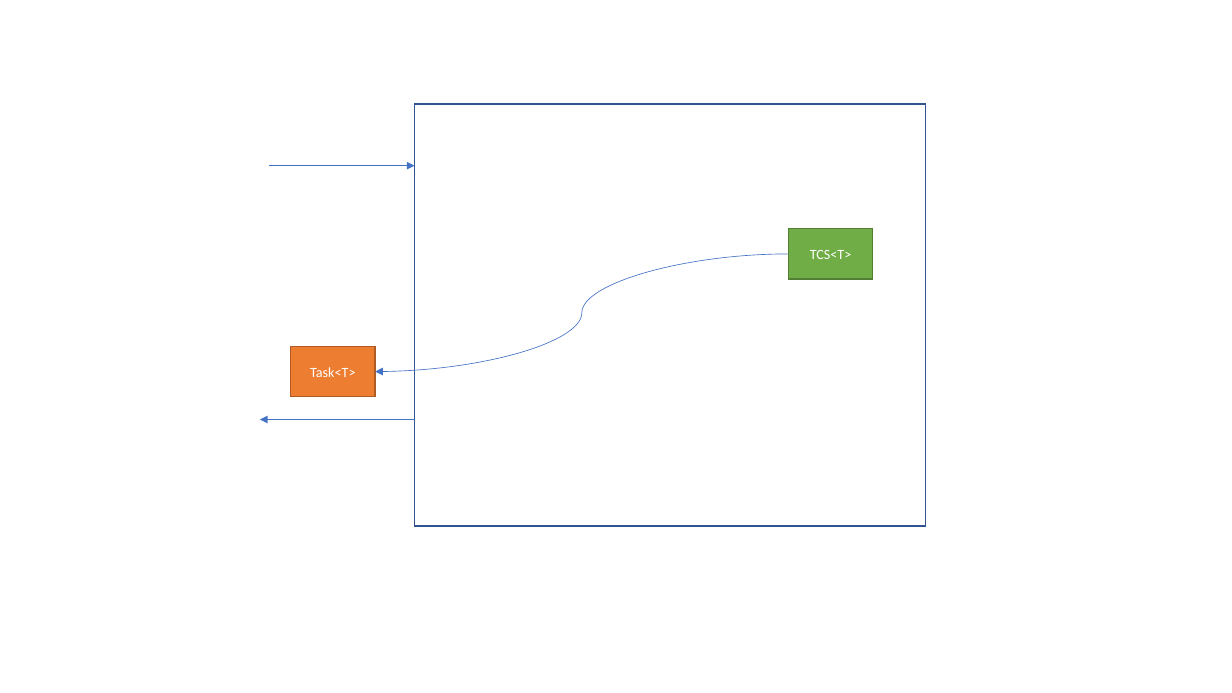
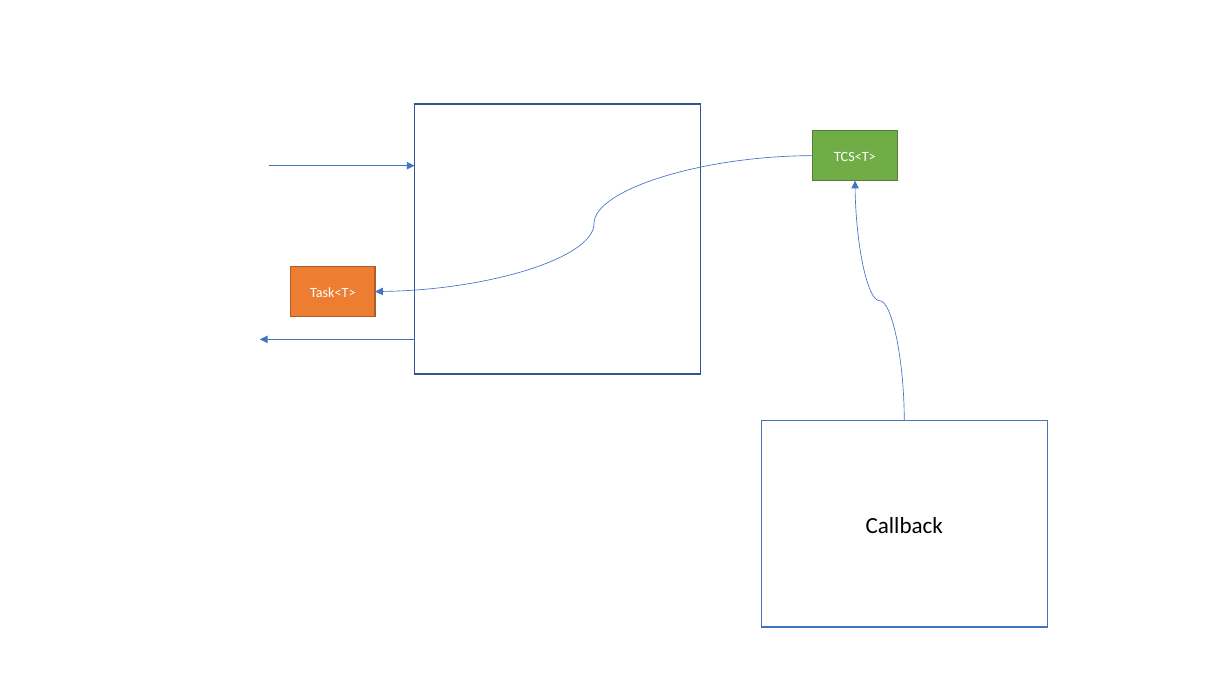
Before and after one commit to isel-leic-pc/s2021v-li51n, a slide deck: slide 119 of docs/threads.pptx. Drawn at 1232x693 pixels with LibreOffice and Linux fonts; fonts in the diff are those of the drawing. Boxes give left, top, right and bottom in pixels: in the first picture for what was removed or moved away, otherwise in the second. Text is boxed around its words. In the diff, an @@ line names an element or a change of style, - is before the commit and + after.

```diff
--- a/docs/threads.pptx
+++ b/docs/threads.pptx
@@ rectangle: place and size @@
-rectangle at (415, 104, 926, 527)
+rectangle at (415, 104, 701, 374)
@@ rectangle "TCS<T>": place and size @@
-rectangle "TCS<T>" at (788, 229, 872, 279)
+rectangle "TCS<T>" at (813, 130, 897, 180)
@@ curved arrow moved from (788, 254) - (375, 372) to (813, 155) - (375, 291) @@
@@ curved arrow added from (905, 421) to (855, 181), #4472C4 0.5 pt @@
@@ rectangle "Task<T>": place and size @@
-rectangle "Task<T>" at (291, 347, 375, 396)
+rectangle "Task<T>" at (291, 266, 375, 316)
@@ arrow moved from (415, 420) - (260, 420) to (415, 339) - (260, 339) @@
@@ rectangle added at (762, 421, 1047, 627), fill #FFFFFF, outline #4472C4 1 pt, 18 pt, text #000000 @@
+Callback
```
Also in this commit, not shown: 4 other files.
